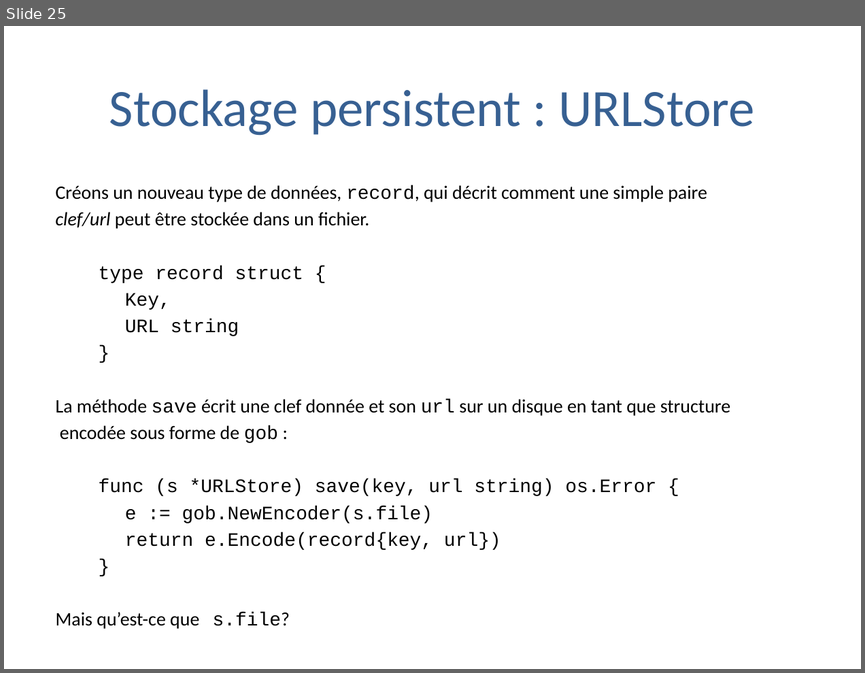
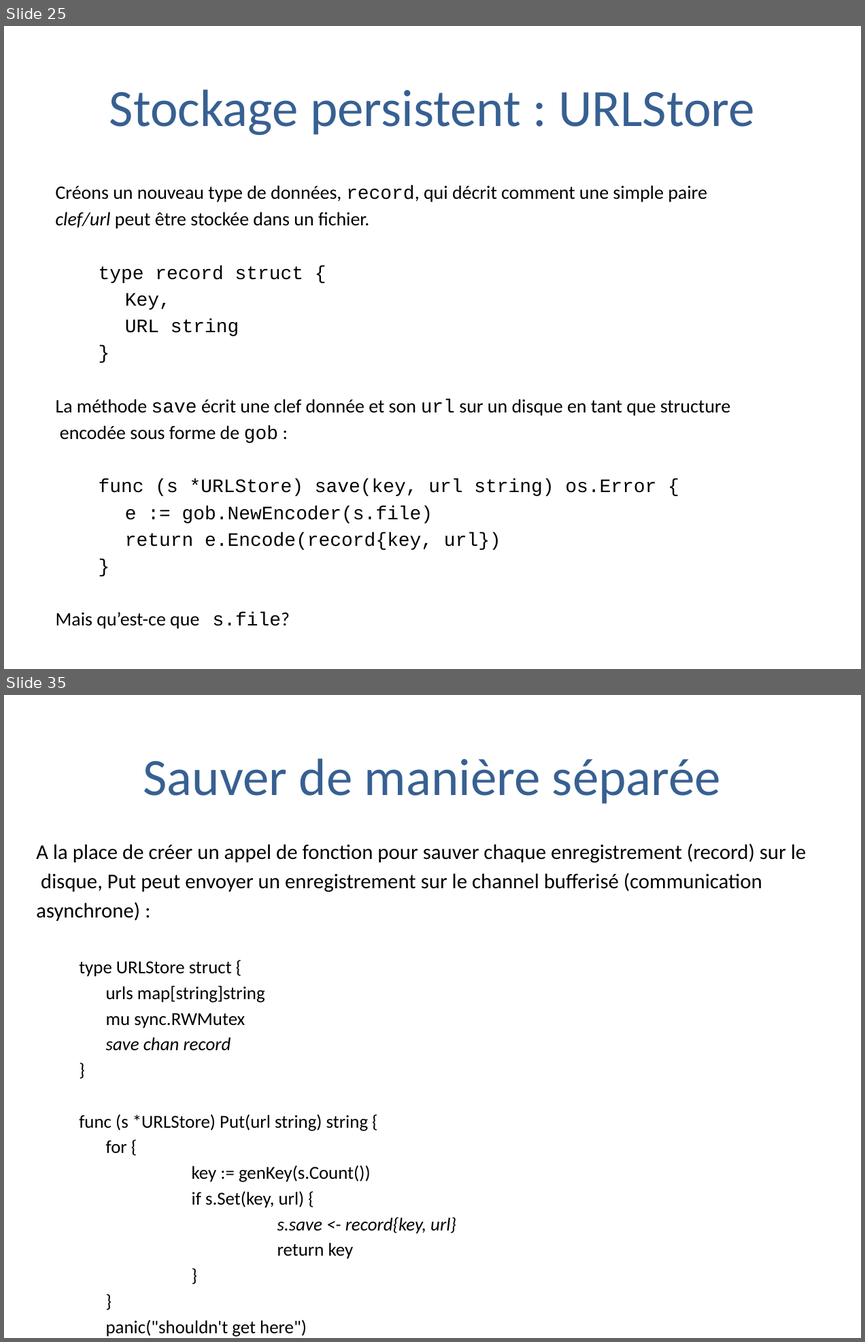
Before and after one commit to trash-anger/golang-france, a slide deck: Go-documentation/cours-general/Pratique de la programmation en go.pptx. Shown one above the other, each under a label of ours: slide 25 before the commit, slides 25 and 35 after it; the slides between them are not shown. The pictures are 865x673 and 865x1342 pixels, drawn with LibreOffice and Linux fonts; fonts in the diff are those of the drawing; background and template pictures are left out. Boxes give left, top, right and bottom in pixels: in the first picture for what was removed or moved away, otherwise in the second. Text is boxed around its words. In the diff, an @@ line names an element or a change of style, - is before the commit and + after.

```diff
--- a/Go-documentation/cours-general/Pratique de la programmation en go.pptx
+++ b/Go-documentation/cours-general/Pratique de la programmation en go.pptx
@@ slide 35 added at (4, 695, 861, 1338), background #FFFFFF @@
@@ title added at (143, 758, 721, 804), 44 pt, text #376092 @@
+Sauver de manière séparée
@@ text added at (36, 843, 806, 1259), 15.4 pt, text #000000 @@
+A la place de créer un appel de fonction pour sauver chaque enregistrement (record) sur le
+disque, Put peut envoyer un enregistrement sur le channel bufferisé (communication
+asynchrone) :
+  type URLStore struct {
+  urls map[string]string
+  mu sync.RWMutex
+  save chan record
+  }
+  func (s *URLStore) Put(url string) string {
+  for {
+  key := genKey(s.Count())
+  if s.Set(key, url) {
+  s.save <- record{key, url}
+  return key
+  }
+  }
+  panic("shouldn't get here")
+  }
```
Also in this commit, not shown: 12 other slides added.
